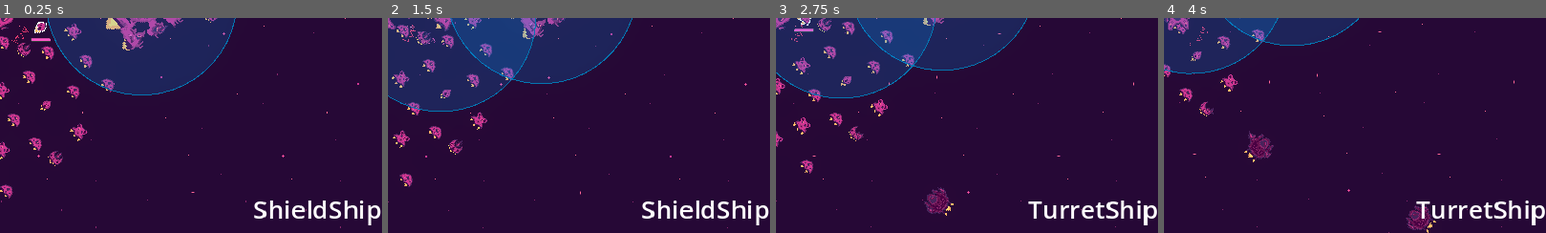
Above: before the commit, frames 1-4 (left to right).
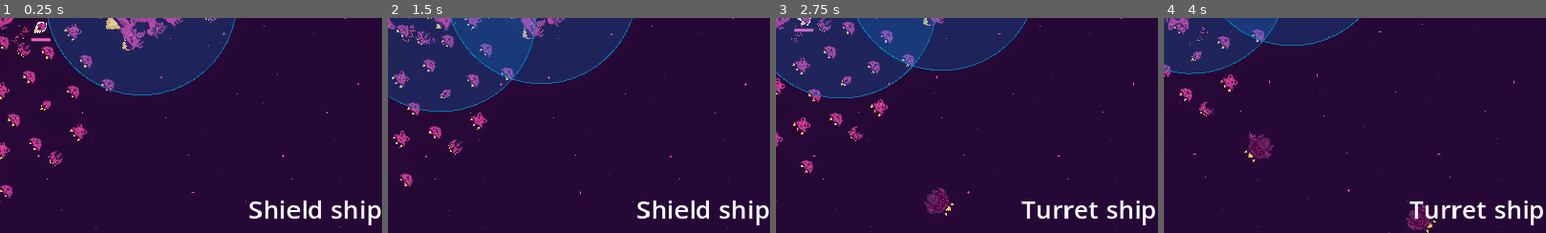
Above: after the commit, the same moments.

Repository: bear-minimum-studio/space-bear
Game: Godot game, scene res://Game.tscn
The game is run twice, just before and just after one commit, with the same random seed, the same clock (stepped at 60 frames per second) and the same inputs.
Inputs:
- Up to frame 1 (0.25 s): no input
- Up to frame 2 (1.5 s): tap Enter (upgrade) at 0.5 s; hold Right (turn_right) 0.53-1.28 s; hold X (cycle_selection) 0.53-1.28 s; hold Ctrl (brake) from 1.28 s (still down); tap X (cycle_selection) at 1.35 s
- Up to frame 3 (2.75 s): release Ctrl (brake) at 2.03 s; hold Right (turn_right) from 2.03 s (still down); hold X (cycle_selection) from 2.03 s (still down); tap Down (decelerate) at 2.1 s
- Up to frame 4 (4 s): release Right (turn_right) at 2.78 s; release X (cycle_selection) at 2.78 s; hold Up (accelerate) 2.78-3.53 s; tap Space (fire) at 2.85 s; tap X (cycle_selection) at 3.05, 3.8 s; hold Left (turn_left) from 3.53 s (still down); hold G (grappling_hook) from 3.53 s (still down)
The pictures show only the part of the screen within x 50-100%, y 50-100%; the shares and areas given below are measured in that part.

The runs differ from the first frame. In frame 1, 1.6% of the frame differs, in the area x 65-100%, y 84-97%; in frame 2, 1.6%; in frame 3, 1.5%; in frame 4, 1.5%.

Commit message:
refactor: add ship catalog as resource

Diff:
--- a/hud/UpgradeSelection.gd
+++ b/hud/UpgradeSelection.gd
@@ -5,8 +5,8 @@
 
 func _input(event):
 	if event.is_action_pressed("cycle_selection"):
-		ShipTypes.select_next_ship()
+		ShipCatalog.catalog.select_next_ship()
 		_update_ui()
 
 func _update_ui():
-	$Label.text = ShipTypes.get_current_ship_name()
+	$Label.text = ShipCatalog.catalog.get_current_ship_name()
--- a/player/Player.gd
+++ b/player/Player.gd
@@ -112,7 +112,7 @@
 	if selected_ship == null:
 		return
 
-	var price = ShipTypes.get_current_ship_price()
+	var price = ShipCatalog.catalog.get_current_ship_price()
 	if FlockResources.get_resources() < price:
 		return
 	FlockResources.spend_resource(price)
@@ -120,7 +120,7 @@
 	var movement_target = selected_ship.movement_target
 	var selected_ship_parent = selected_ship.get_parent()
 
-	var new_ship_scene = ShipTypes.get_current_ship_scene()
+	var new_ship_scene = ShipCatalog.catalog.get_current_ship_scene()
 	# This should probably be a factory function inside ship?
 	var new_ship = new_ship_scene.instantiate()
 	new_ship.global_rotation = selected_ship.global_rotation
--- a/project.godot
+++ b/project.godot
@@ -19,8 +19,8 @@
 
 Events="*res://singletons/Events.gd"
 Helpers="*res://helpers/Helpers.gd"
-ShipTypes="*res://singletons/ShipTypes.gd"
 FlockResources="*res://singletons/FlockResources.gd"
+ShipCatalog="*res://singletons/ShipCatalog.gd"
 
 [display]
 
--- /dev/null
+++ b/ship-upgrades/ShipCatalog.tres
@@ -0,0 +1,22 @@
+[gd_resource type="Resource" script_class="ShipCatalogResource" load_steps=7 format=3]
+
+[ext_resource type="Script" path="res://ship-upgrades/ShipCatalogResource.gd" id="1_slayw"]
+[ext_resource type="PackedScene" uid="uid://1g287f44t86u" path="res://npc/civilians/ShieldShip.tscn" id="2_f3vtt"]
+[ext_resource type="Script" path="res://ship-upgrades/ShipCatalogResourceElement.gd" id="3_tdsxw"]
+[ext_resource type="PackedScene" uid="uid://iawoyehjjxoa" path="res://npc/civilians/TurretShip.tscn" id="4_ivmn8"]
+
+[sub_resource type="Resource" id="Resource_m86ra"]
+script = ExtResource("3_tdsxw")
+price = 20
+display_name = "Shield ship"
+scene = ExtResource("2_f3vtt")
+
+[sub_resource type="Resource" id="Resource_7h2th"]
+script = ExtResource("3_tdsxw")
+price = 10
+display_name = "Turret ship"
+scene = ExtResource("4_ivmn8")
+
+[resource]
+script = ExtResource("1_slayw")
+ships = Array[ExtResource("3_tdsxw")]([SubResource("Resource_m86ra"), SubResource("Resource_7h2th")])
--- /dev/null
+++ b/ship-upgrades/ShipCatalogResource.gd
@@ -0,0 +1,22 @@
+extends Resource
+class_name ShipCatalogResource
+
+@export var ships: Array[ShipCatalogResourceElement] = []
+
+var _current_selection = 0
+
+func _get_current_selection():
+	return ships[_current_selection]
+
+func select_next_ship():
+	_current_selection += 1
+	_current_selection = _current_selection % ships.size()
+
+func get_current_ship_name():
+	return _get_current_selection().display_name
+
+func get_current_ship_scene():
+	return _get_current_selection().scene
+
+func get_current_ship_price():
+	return _get_current_selection().price
--- /dev/null
+++ b/ship-upgrades/ShipCatalogResourceElement.gd
@@ -0,0 +1,6 @@
+extends Resource
+class_name ShipCatalogResourceElement
+
+@export var price = 20
+@export var display_name = "default name"
+@export var scene: PackedScene
--- /dev/null
+++ b/singletons/ShipCatalog.gd
@@ -0,0 +1,3 @@
+extends Node
+
+var catalog = preload("res://ship-upgrades/ShipCatalog.tres")
--- a/singletons/ShipTypes.gd
+++ /dev/null
@@ -1,42 +0,0 @@
-extends Node
-
-enum ShipTypes {
-	SHIELD_SHIP,
-	TURRET_SHIP,
-}
-const _selection = [ShipTypes.SHIELD_SHIP, ShipTypes.TURRET_SHIP]
-
-# TODO make a Resource instead of a script to represent this
-
-const ship_names = {
-	ShipTypes.SHIELD_SHIP: "ShieldShip",
-	ShipTypes.TURRET_SHIP: "TurretShip",
-}
-
-const ship_scenes = {
-	ShipTypes.SHIELD_SHIP: preload("res://npc/civilians/ShieldShip.tscn"),
-	ShipTypes.TURRET_SHIP: preload("res://npc/civilians/TurretShip.tscn"),
-}
-
-const ship_prices = {
-	ShipTypes.SHIELD_SHIP: 20,
-	ShipTypes.TURRET_SHIP: 10
-}
-
-var _current_selection = 0
-
-func _get_current_selection():
-	return _selection[_current_selection]
-
-func select_next_ship():
-	_current_selection += 1
-	_current_selection = _current_selection % _selection.size()
-
-func get_current_ship_name():
-	return ship_names[_get_current_selection()]
-
-func get_current_ship_scene():
-	return ship_scenes[_get_current_selection()]
-
-func get_current_ship_price():
-	return ship_prices[_get_current_selection()]
